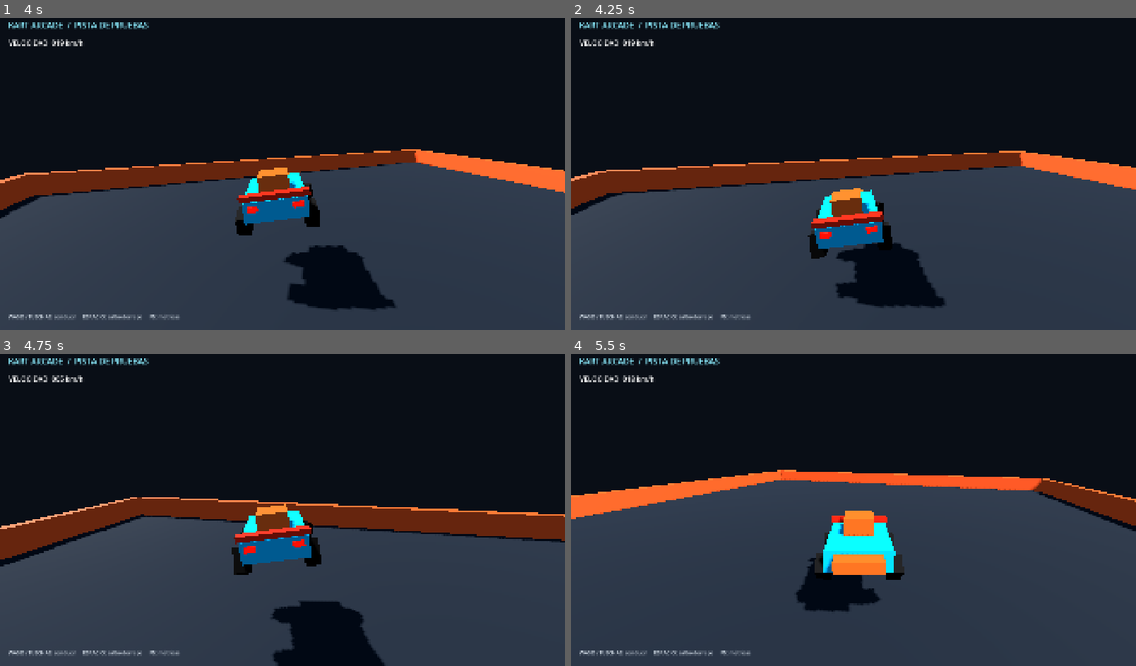
Above: before the commit, frames 1-4 (two rows, left to right).
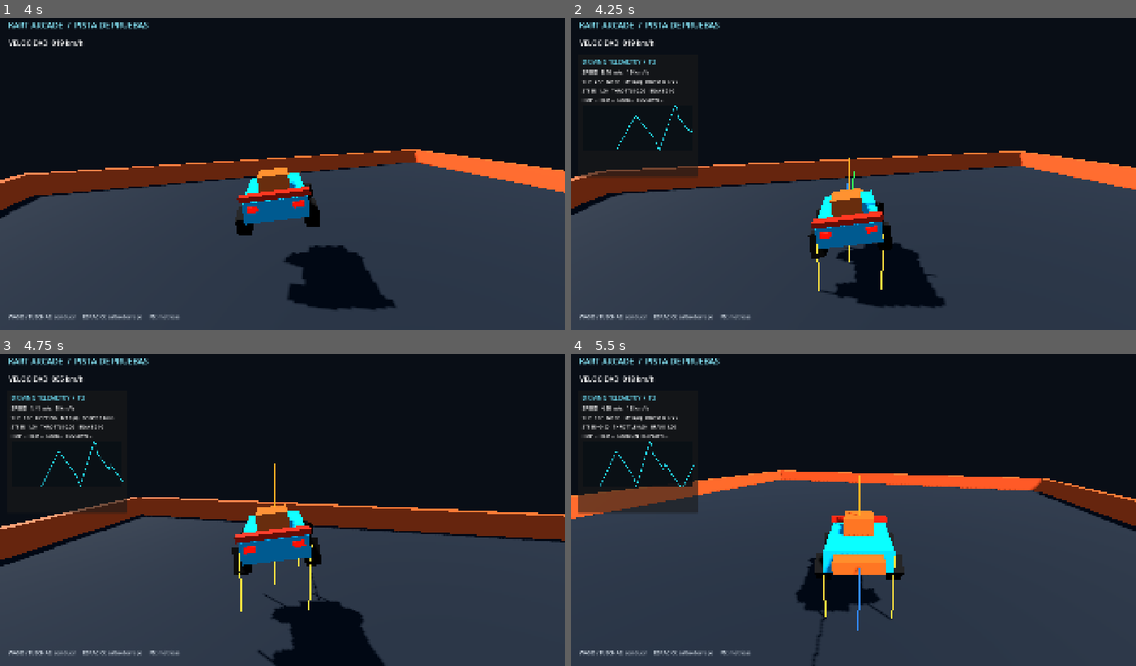
Above: after the commit, the same moments.

Repository: GammaYoshimura/kart
Game: Godot game, scene res://scenes/gameplay/playground.tscn
Two runs of this game, one before a commit and one after it. Both use one fixed random seed, a clock stepped at 60 frames per second and the inputs below.
Inputs:
- Up to frame 1 (4 s): hold D (steer_right) 0.53-1.28 s; hold Q (aim_backward) 0.53-1.28 s; tap Space (drift_hop) at 0.77, 1.52, 3.02, 3.77 s; hold S (brake_reverse) 1.28-2.03 s; tap Page Down (toggle_perf_overlay) at 1.35, 3.6 s; hold D (steer_right) 2.03-2.78 s; hold E (use_item) 2.03-2.78 s; hold W (accelerate) 2.78-3.53 s; tap Q (aim_backward) at 2.85 s; hold A (steer_left) from 3.53 s (still down)
- Up to frame 2 (4.25 s): keep holding A (steer_left); tap Down (toggle_driving_debug) at 4.15 s
- Up to frame 3 (4.75 s): keep holding A (steer_left); tap E (use_item) at 4.35 s; tap Space (drift_hop) at 4.52 s
- Up to frame 4 (5.5 s): release A (steer_left) at 5.03 s; hold S (brake_reverse) from 5.03 s (still down); hold Q (aim_backward) from 5.03 s (still down)

Frame 1 is identical in both runs. In frame 2, 1.5% of the frame differs, in the area x 1-65%, y 13-89%; in frame 3, 1.3%; in frame 4, 2.8%, in the area x 1-58%, y 13-100%.

Commit message:
feat: add driving telemetry and debug vectors

Diff:
--- a/scenes/gameplay/playground.tscn
+++ b/scenes/gameplay/playground.tscn
@@ -6,6 +6,8 @@
 [ext_resource type="Script" path="res://src/presentation/kart/kart_visual_node.gd" id="4_visual"]
 [ext_resource type="Script" path="res://src/presentation/camera/kart_camera_3d.gd" id="5_camera"]
 [ext_resource type="Resource" path="res://resources/tracks/camera_default.tres" id="6_camera_profile"]
+[ext_resource type="PackedScene" path="res://src/ui/debug/driving_debug_overlay.tscn" id="7_driving_overlay"]
+[ext_resource type="Script" path="res://src/ui/debug/driving_debug_draw_3d.gd" id="8_debug_draw"]
 
 [sub_resource type="StandardMaterial3D" id="Mat_Track"]
 albedo_color = Color(0.095, 0.12, 0.15, 1)
@@ -258,3 +260,8 @@
 theme_override_font_sizes/font_size = 18
 theme_override_colors/font_color = Color(0.82, 0.86, 0.9, 1)
 text = "WASD / FLECHAS: conducir     ESPACIO: salto/derrape     F5: métricas"
+
+[node name="DrivingDebugOverlay" parent="." instance=ExtResource("7_driving_overlay")]
+
+[node name="DrivingDebugDraw3D" type="Node3D" parent="."]
+script = ExtResource("8_debug_draw")
--- a/scenes/prototype/physics_gym.tscn
+++ b/scenes/prototype/physics_gym.tscn
@@ -6,6 +6,8 @@
 [ext_resource type="Script" path="res://src/presentation/kart/kart_visual_node.gd" id="4_visual"]
 [ext_resource type="Script" path="res://src/presentation/camera/kart_camera_3d.gd" id="5_camera"]
 [ext_resource type="Resource" path="res://resources/tracks/camera_default.tres" id="6_camera_profile"]
+[ext_resource type="PackedScene" path="res://src/ui/debug/driving_debug_overlay.tscn" id="7_driving_overlay"]
+[ext_resource type="Script" path="res://src/ui/debug/driving_debug_draw_3d.gd" id="8_debug_draw"]
 
 [sub_resource type="Environment" id="Environment_Gym"]
 background_mode = 1
@@ -179,3 +181,8 @@
 offset_bottom = 126.0
 theme_override_font_sizes/font_size = 23
 text = "RECTA 300 m   000 / 300 m     000 km/h"
+
+[node name="DrivingDebugOverlay" parent="." instance=ExtResource("7_driving_overlay")]
+
+[node name="DrivingDebugDraw3D" type="Node3D" parent="."]
+script = ExtResource("8_debug_draw")
--- /dev/null
+++ b/src/ui/debug/driving_debug_draw_3d.gd
@@ -0,0 +1,53 @@
+class_name DrivingDebugDraw3D
+extends Node3D
+
+@export var target_path: NodePath = NodePath("../Kart")
+
+var _target: KartSimBody
+var _mesh: ImmediateMesh
+var _mesh_instance: MeshInstance3D
+var _line_material: StandardMaterial3D
+
+
+func _ready() -> void:
+	_target = get_node_or_null(target_path) as KartSimBody
+	_mesh = ImmediateMesh.new()
+	_mesh_instance = MeshInstance3D.new()
+	_mesh_instance.name = "DebugVectors"
+	_mesh_instance.mesh = _mesh
+	_line_material = StandardMaterial3D.new()
+	_line_material.shading_mode = BaseMaterial3D.SHADING_MODE_UNSHADED
+	_line_material.vertex_color_use_as_albedo = true
+	_mesh_instance.material_override = _line_material
+	add_child(_mesh_instance)
+	visible = false
+	if _target == null:
+		push_error("DrivingDebugDraw3D requires a KartSimBody target.")
+
+
+func _process(_delta: float) -> void:
+	if Input.is_action_just_pressed("toggle_driving_debug"):
+		visible = not visible
+	if not visible or _target == null:
+		return
+	_mesh.clear_surfaces()
+	_mesh_instance.global_position = _target.state.position
+	_mesh.surface_begin(Mesh.PRIMITIVE_LINES)
+	var state: KartSimState = _target.state
+	_add_line(Vector3.ZERO, state.linear_velocity.limit_length(6.0), Color(0.2, 1.0, 0.35))
+	_add_line(Vector3.ZERO, state.forward_dir * 3.0, Color(0.2, 0.55, 1.0))
+	_add_line(Vector3.ZERO, state.ground_normal * 1.6, Color(1.0, 0.7, 0.15))
+	_add_line(Vector3.ZERO, state.last_wall_normal * 1.2, Color(1.0, 0.2, 0.16))
+	for child: Node in _target.get_children():
+		if child is RayCast3D and child.name.begins_with("GroundRay_"):
+			var ground_ray: RayCast3D = child as RayCast3D
+			var ray_start: Vector3 = ground_ray.global_position - _target.global_position
+			var ray_end_world: Vector3 = ground_ray.get_collision_point() if ground_ray.is_colliding() else ground_ray.to_global(ground_ray.target_position)
+			_add_line(ray_start, ray_end_world - _target.global_position, Color(1.0, 0.9, 0.25))
+	_mesh.surface_end()
+
+
+func _add_line(start: Vector3, finish: Vector3, color: Color) -> void:
+	_mesh.surface_set_color(color)
+	_mesh.surface_add_vertex(start)
+	_mesh.surface_add_vertex(finish)
--- /dev/null
+++ b/src/ui/debug/driving_debug_overlay.gd
@@ -0,0 +1,58 @@
+extends CanvasLayer
+
+@export var target_path: NodePath = NodePath("../Kart")
+
+@onready var _panel: Control = $Panel
+@onready var _speed_label: Label = $Panel/Margin/VBox/Speed
+@onready var _drift_label: Label = $Panel/Margin/VBox/Drift
+@onready var _input_label: Label = $Panel/Margin/VBox/Input
+@onready var _buttons_label: Label = $Panel/Margin/VBox/Buttons
+@onready var _graph: Control = $Panel/Margin/VBox/SpeedGraph
+
+var _target: KartSimBody
+var _speed_history: Array[float] = []
+var _sample_accumulator: float = 0.0
+
+
+func _ready() -> void:
+	_target = get_node_or_null(target_path) as KartSimBody
+	_panel.visible = false
+	if _target == null:
+		push_error("DrivingDebugOverlay requires a KartSimBody target.")
+
+
+func _process(delta: float) -> void:
+	if Input.is_action_just_pressed("toggle_driving_debug"):
+		_panel.visible = not _panel.visible
+	if _target == null:
+		return
+	var state: KartSimState = _target.state
+	var speed_ms: float = absf(state.forward_speed)
+	_speed_label.text = "SPEED  %.2f m/s   %.0f km/h" % [speed_ms, speed_ms * 3.6]
+	var drift_names: Array[String] = ["NONE", "HOPPING", "DRIFTING"]
+	var drift_name: String = drift_names[clampi(state.drift_state, 0, drift_names.size() - 1)]
+	var slip_angle_deg: float = rad_to_deg(atan2(state.lateral_speed, maxf(absf(state.forward_speed), 0.01)))
+	_drift_label.text = "SLIP  %.1f°   %s   MT %d (%.0f)   BOOST %d ticks" % [
+		slip_angle_deg, drift_name, state.mt_level, state.mt_charge, state.boost_ticks_left
+	]
+	var command: InputCommandFrame = _target.last_command_frame
+	_input_label.text = "STEER %+0.2f   THROTTLE %.2f   BRAKE %.2f" % [
+		command.get_steer_float(), command.get_throttle_float(), command.get_brake_float()
+	]
+	_buttons_label.text = "HOP %s  ITEM %s  LOOK %s  RESPAWN %s" % [
+		_on_off(command.is_button_pressed(InputCommandFrame.BIT_DRIFT_HOP)),
+		_on_off(command.is_button_pressed(InputCommandFrame.BIT_USE_ITEM)),
+		_on_off(command.is_button_pressed(InputCommandFrame.BIT_LOOK_BACK)),
+		_on_off(command.is_button_pressed(InputCommandFrame.BIT_RESPAWN_REQUEST))
+	]
+	_sample_accumulator += delta
+	if _sample_accumulator >= 1.0 / 60.0:
+		_sample_accumulator = fposmod(_sample_accumulator, 1.0 / 60.0)
+		_speed_history.append(speed_ms)
+		if _speed_history.size() > 300:
+			_speed_history.remove_at(0)
+		_graph.call("set_samples", _speed_history)
+
+
+func _on_off(value: bool) -> String:
+	return "ON" if value else "--"
--- /dev/null
+++ b/src/ui/debug/driving_debug_overlay.tscn
@@ -0,0 +1,45 @@
+[gd_scene load_steps=3 format=3]
+
+[ext_resource type="Script" path="res://src/ui/debug/driving_debug_overlay.gd" id="1_overlay"]
+[ext_resource type="Script" path="res://src/ui/debug/driving_speed_graph.gd" id="2_graph"]
+
+[node name="DrivingDebugOverlay" type="CanvasLayer"]
+script = ExtResource("1_overlay")
+
+[node name="Panel" type="PanelContainer" parent="."]
+offset_left = 24.0
+offset_top = 142.0
+offset_right = 430.0
+offset_bottom = 560.0
+
+[node name="Margin" type="MarginContainer" parent="Panel"]
+theme_override_constants/margin_left = 14
+theme_override_constants/margin_top = 12
+theme_override_constants/margin_right = 14
+theme_override_constants/margin_bottom = 12
+
+[node name="VBox" type="VBoxContainer" parent="Panel/Margin"]
+theme_override_constants/separation = 8
+
+[node name="Title" type="Label" parent="Panel/Margin/VBox"]
+theme_override_font_sizes/font_size = 20
+theme_override_colors/font_color = Color(0.45, 0.91, 1, 1)
+text = "DRIVING TELEMETRY  /  F3"
+
+[node name="Speed" type="Label" parent="Panel/Margin/VBox"]
+theme_override_font_sizes/font_size = 18
+text = "SPEED  0.00 m/s   0 km/h"
+
+[node name="Drift" type="Label" parent="Panel/Margin/VBox"]
+text = "SLIP  0°   NONE   MT 0 (0)   BOOST 0 ticks"
+
+[node name="Input" type="Label" parent="Panel/Margin/VBox"]
+text = "STEER 0.00   THROTTLE 0.00   BRAKE 0.00"
+
+[node name="Buttons" type="Label" parent="Panel/Margin/VBox"]
+text = "HOP --  ITEM --  LOOK --  RESPAWN --"
+
+[node name="SpeedGraph" type="Control" parent="Panel/Margin/VBox"]
+custom_minimum_size = Vector2(360, 155)
+layout_mode = 2
+script = ExtResource("2_graph")
--- /dev/null
+++ b/src/ui/debug/driving_speed_graph.gd
@@ -0,0 +1,26 @@
+extends Control
+
+var _samples: Array[float] = []
+
+
+func set_samples(samples: Array[float]) -> void:
+	_samples = samples.duplicate()
+	queue_redraw()
+
+
+func _draw() -> void:
+	draw_rect(Rect2(Vector2.ZERO, size), Color(0.035, 0.06, 0.08, 0.9), true)
+	if _samples.size() < 2:
+		return
+	var maximum_speed: float = maxf(_samples.max(), 1.0)
+	var previous_point: Vector2 = _sample_position(0, maximum_speed)
+	for sample_index: int in range(1, _samples.size()):
+		var current_point: Vector2 = _sample_position(sample_index, maximum_speed)
+		draw_line(previous_point, current_point, Color(0.15, 0.92, 1.0), 2.0, true)
+		previous_point = current_point
+
+
+func _sample_position(index: int, maximum_speed: float) -> Vector2:
+	var horizontal_fraction: float = float(index) / float(maxi(_samples.size() - 1, 1))
+	var vertical_fraction: float = clampf(_samples[index] / maximum_speed, 0.0, 1.0)
+	return Vector2(horizontal_fraction * size.x, (1.0 - vertical_fraction) * size.y)
Not shown: 1 places in scenes/gameplay/playground.tscn that only renumber resources
Not shown: 1 places in scenes/prototype/physics_gym.tscn that only renumber resources
Not shown, changed: docs/ROADMAP_PROGRESS.md
